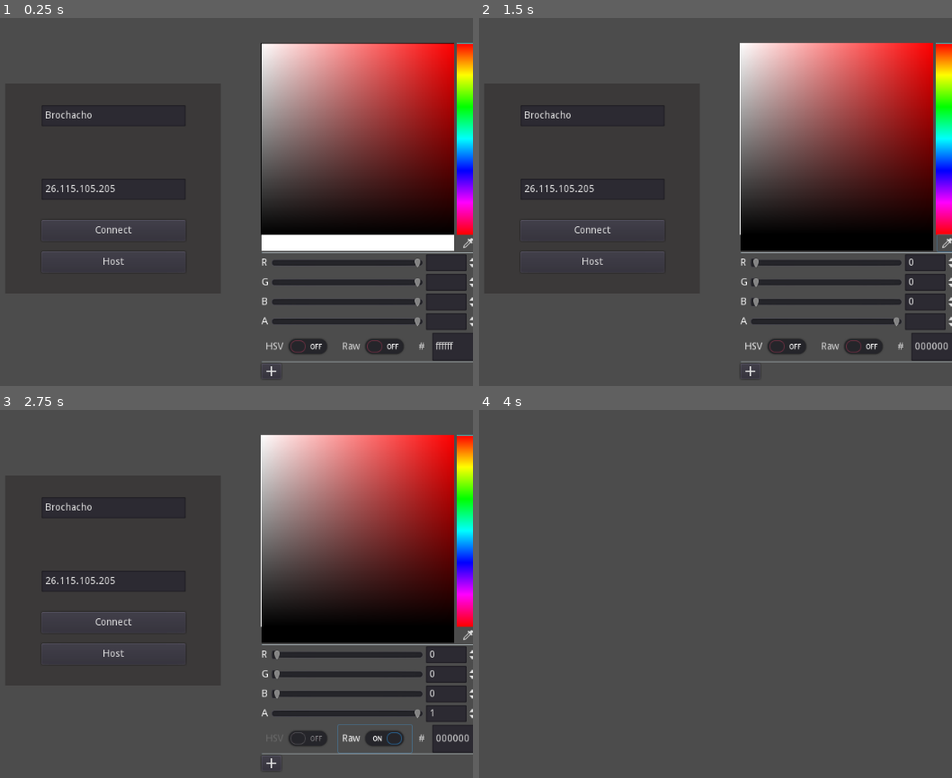
Above: before the commit, frames 1-4 (two rows, left to right).
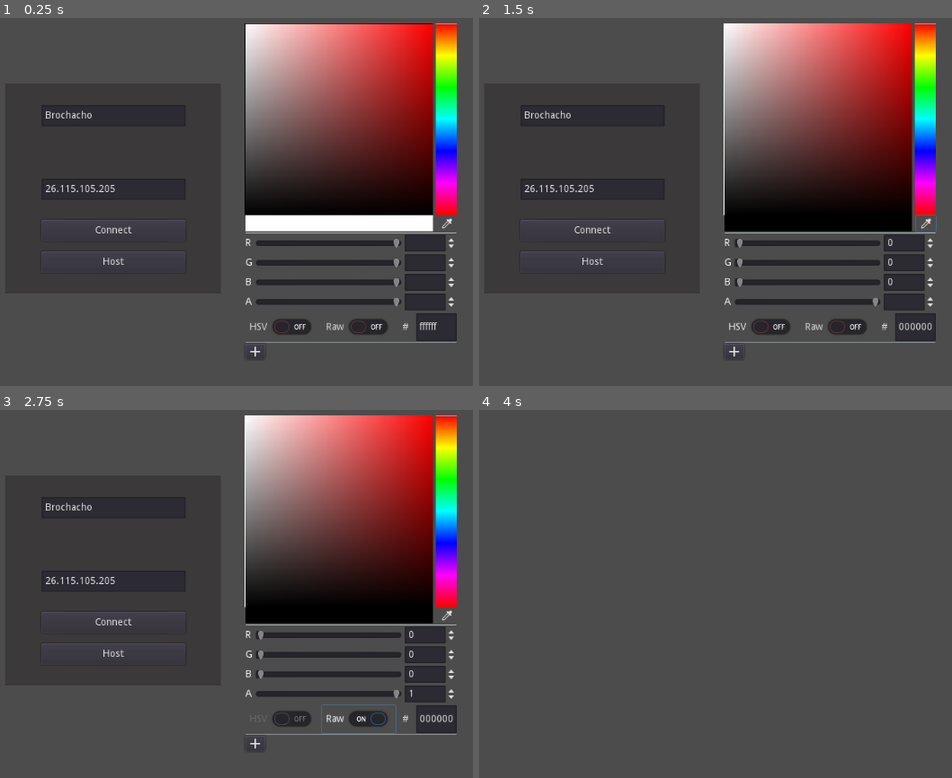
Above: after the commit, the same moments.

Repository: TheSecondReal0/asaio-party
Game: Godot game, scene res://assets/ui/main_menu/main_menu.tscn
Same seed, same stepped clock (60 frames per second), same inputs: the game is played once before the commit and once after it.
Inputs (mouse positions are in pixels of both pictures, inside the frame that each line leads up to; where the layout moved, square brackets give the same spot in the first picture):
- Up to frame 1 (0.25 s): no input
- Up to frame 2 (1.5 s): click (923, 224) [947, 242] at 0.5 s; click "HSV" at 1.25 s
- Up to frame 3 (2.75 s): click "Raw" at 2 s
- Up to frame 4 (4 s): click "Host" at 2.75 s; tap Enter at 3.5 s; hold D (right) from 3.53 s (still down); tap Space (space) at 3.6 s

The runs differ from the first frame. In frame 1, 33% of the frame differs, in the area x 51-100%, y 1-98%; in frame 2, 32%; in frame 3, 32%; in frame 4, nothing differs.
Error in both runs: Attempt to call function 'hide' in base 'null instance' on a null instance. (res://assets/ui/main_menu/main_menu.gd:5)

Commit message:
Update main_menu.tscn

Diff:
--- a/src/assets/ui/main_menu/main_menu.tscn
+++ b/src/assets/ui/main_menu/main_menu.tscn
@@ -73,10 +73,8 @@
 anchor_top = 0.1
 anchor_right = 1.0
 anchor_bottom = 0.9
-margin_left = 53.0
-margin_top = 28.0
-margin_right = 3.0
-margin_bottom = 28.0
+margin_left = 30.0
+margin_right = -30.0
 __meta__ = {
 "_edit_use_anchors_": false
 }
